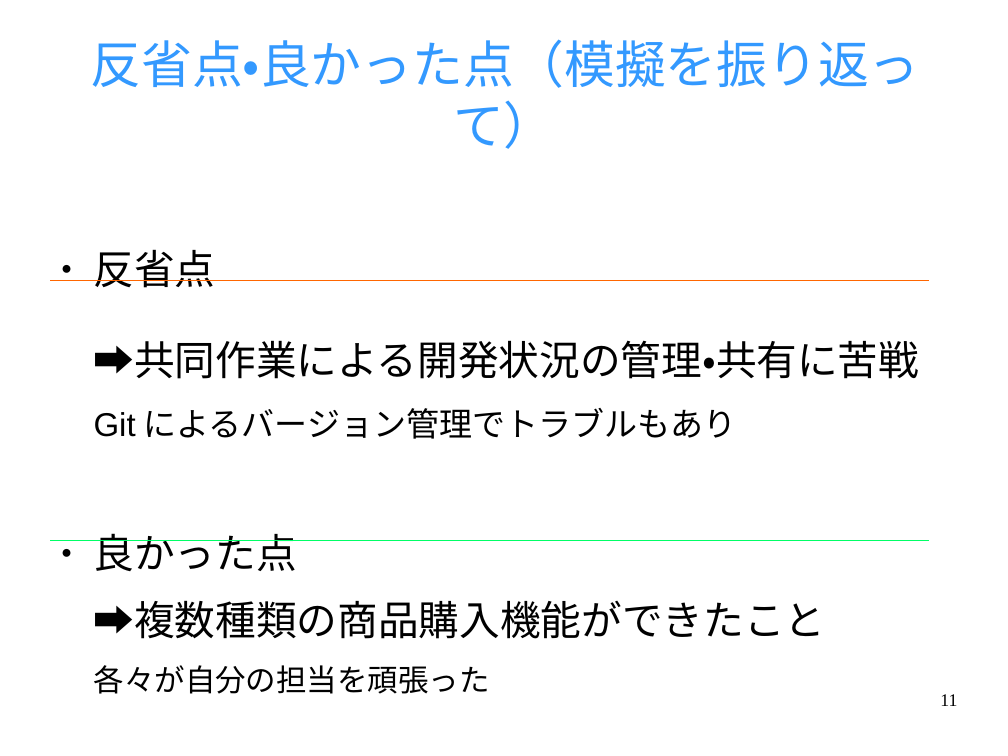
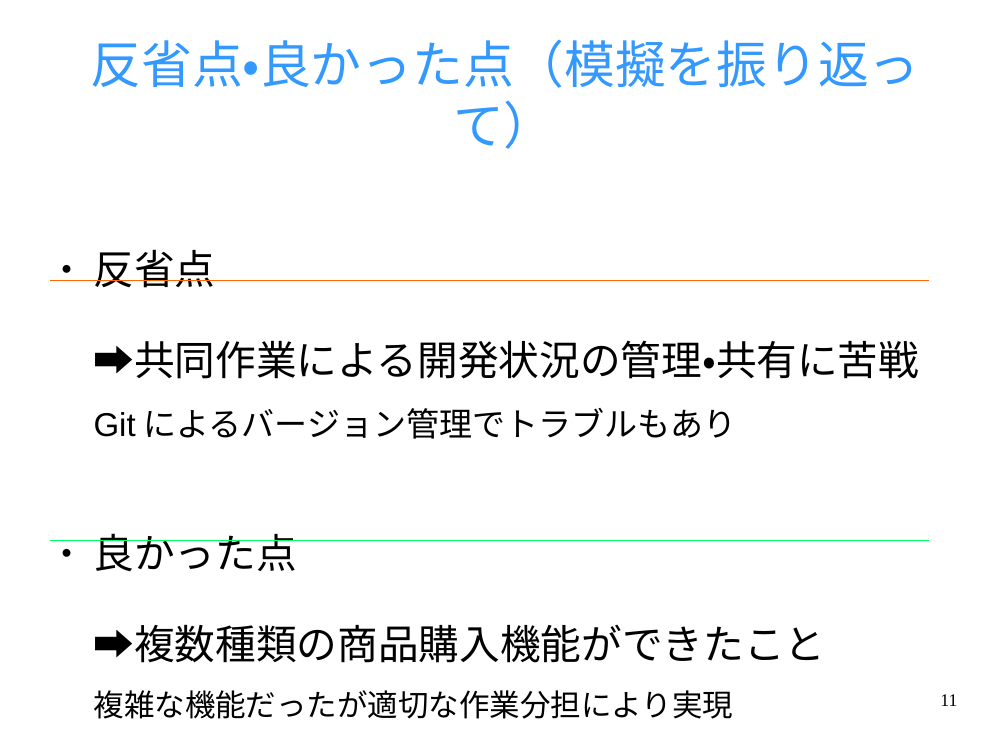
Before and after one commit to black1000/system, a slide deck: slide 11 of ユニフォームプレゼンテーション.odp. Drawn at 1008x756 pixels with LibreOffice and Linux fonts; fonts in the diff are those of the drawing. Boxes give left, top, right and bottom in pixels: in the first picture for what was removed or moved away, otherwise in the second. Text is boxed around its words. In the diff, an @@ line names an element or a change of style, - is before the commit and + after.

```diff
--- a/ユニフォームプレゼンテーション.odp
+++ b/ユニフォームプレゼンテーション.odp
@@ text at (x1=94, y1=624, x2=826, y2=719): text changed; size 32 to 24 pt @@
-➡複数種類の商品購入機能ができたこと
-各々が自分の担当を頑張った
+➡複数種類の商品購入機能ができたこと
+複雑な機能だったが適切な作業分担により実現
```
Also in this commit, not shown: 1 other slide changed.
